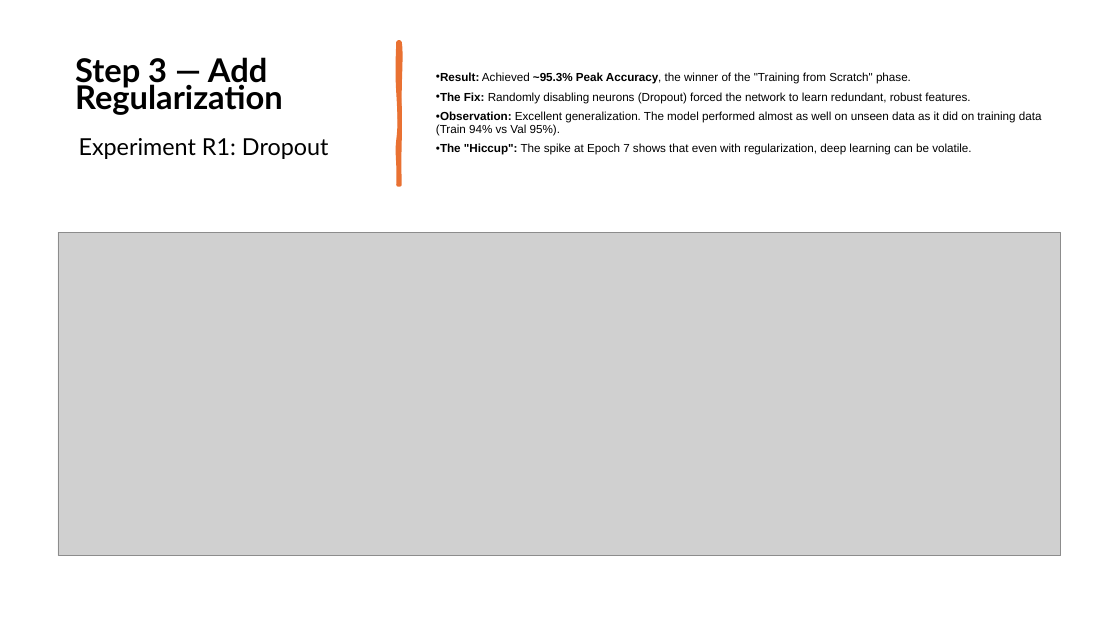
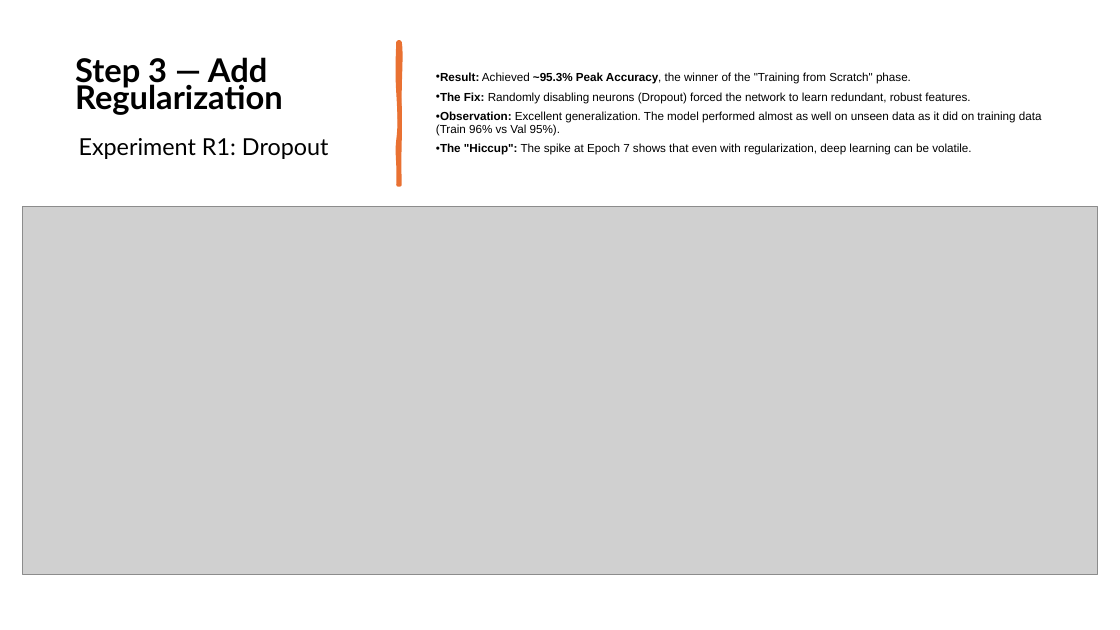
Before and after one commit to shirazkh/bananaClassification, a slide deck: slide 10 of final_presentation.pptx. Drawn at 1120x630 pixels with LibreOffice and Linux fonts; fonts in the diff are those of the drawing; grey boxes stand for pictures. Boxes give left, top, right and bottom in pixels: in the first picture for what was removed or moved away, otherwise in the second. Text is boxed around its words. In the diff, an @@ line names an element or a change of style, - is before the commit and + after.

```diff
--- a/final_presentation.pptx
+++ b/final_presentation.pptx
@@ text at [436,111,1042,136]: text changed @@
-• Observation: Excellent generalization. The model performed almost as well on unseen data as it did on training data (Train 94% vs Val 95%).
+• Observation: Excellent generalization. The model performed almost as well on unseen data as it did on training data (Train 96% vs Val 95%).
@@ picture: place and size @@
-picture at [58,232,1061,555]
+picture at [23,207,1097,575]
```
Also in this commit, not shown: 9 other slides changed.
